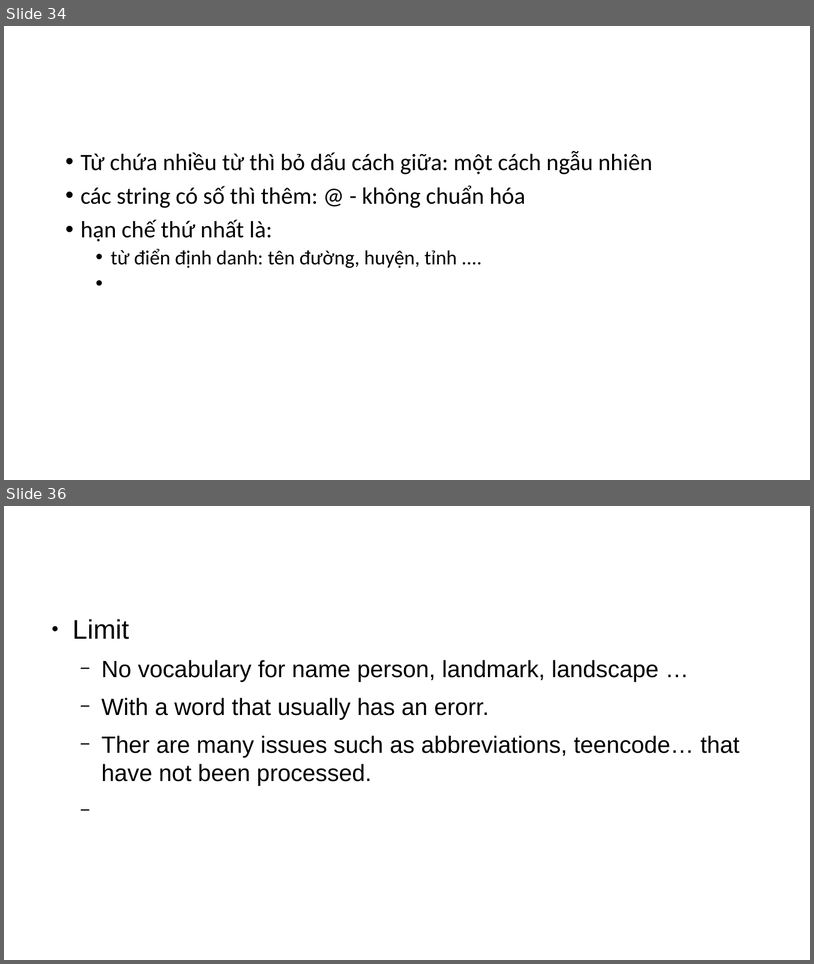
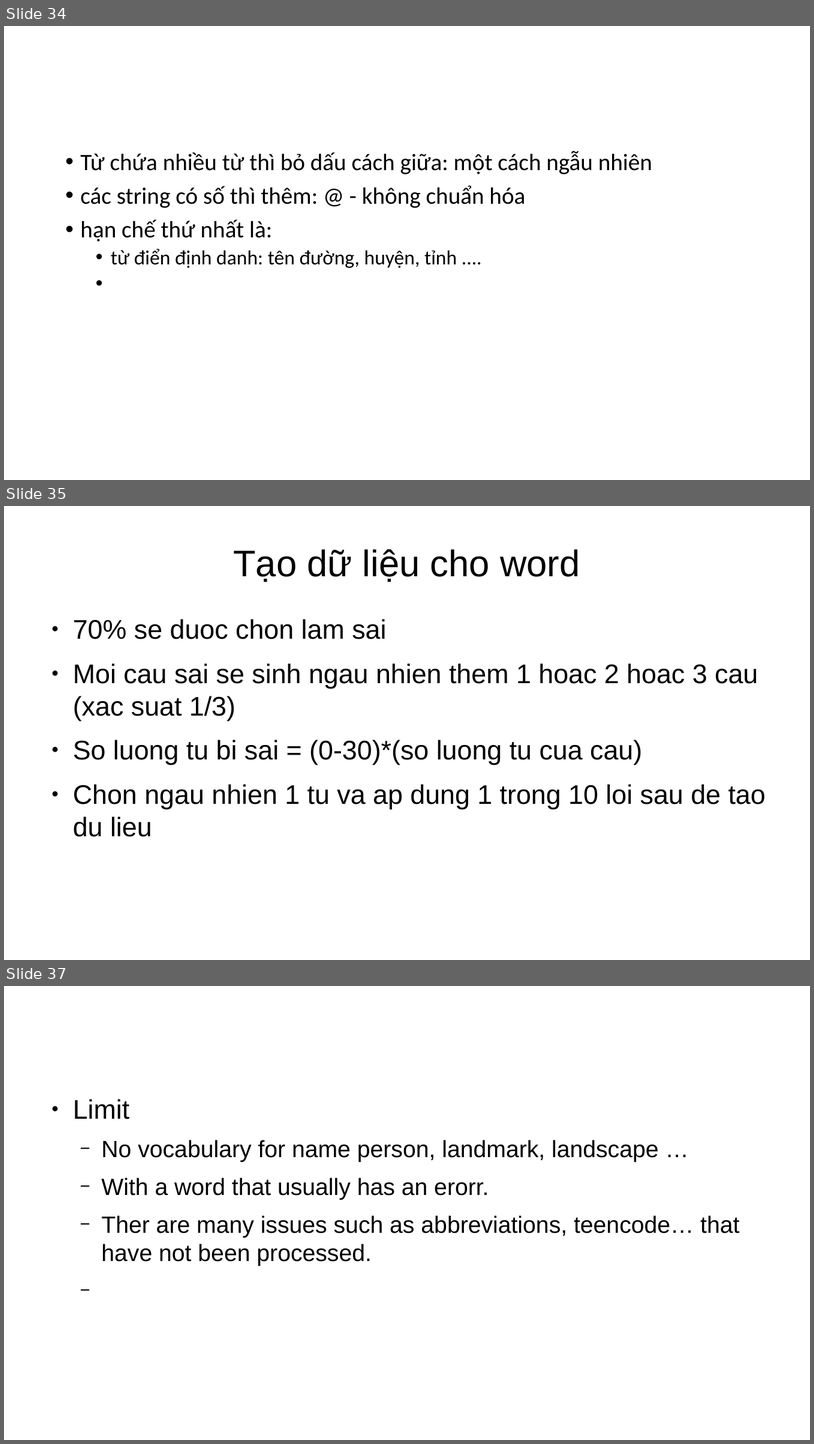
Before and after one commit to manhcntt21/TextNormSeq2Seq, a slide deck: Presentation1.pptx. Shown one above the other, each under a label of ours: slides 34 and 36 before the commit, slides 34, 35 and 37 after it; the slides between them are not shown. The pictures are 814x964 and 814x1444 pixels, drawn with LibreOffice and Linux fonts; fonts in the diff are those of the drawing. Boxes give left, top, right and bottom in pixels: in the first picture for what was removed or moved away, otherwise in the second. Text is boxed around its words. In the diff, an @@ line names an element or a change of style, - is before the commit and + after.

```diff
--- a/Presentation1.pptx
+++ b/Presentation1.pptx
@@ slide 35 added at bbox=[4, 506, 810, 960], background #FFFFFF @@
@@ text added at bbox=[233, 549, 580, 582], 44 pt, text #000000 @@
+Tạo dữ liệu cho word
@@ text added at bbox=[73, 619, 766, 837], 32 pt, text #000000 @@
+● 70% se duoc chon lam sai
+● Moi cau sai se sinh ngau nhien them 1 hoac 2 hoac 3 cau (xac suat 1/3)
+● So luong tu bi sai = (0-30)*(so luong tu cua cau)
+● Chon ngau nhien 1 tu va ap dung 1 trong 10 loi sau de tao du lieu
@@ what was slide 36 is now slide 37 @@
```
Also in this commit, not shown: 2 slides changed, 1 slide removed, 32 other files.
